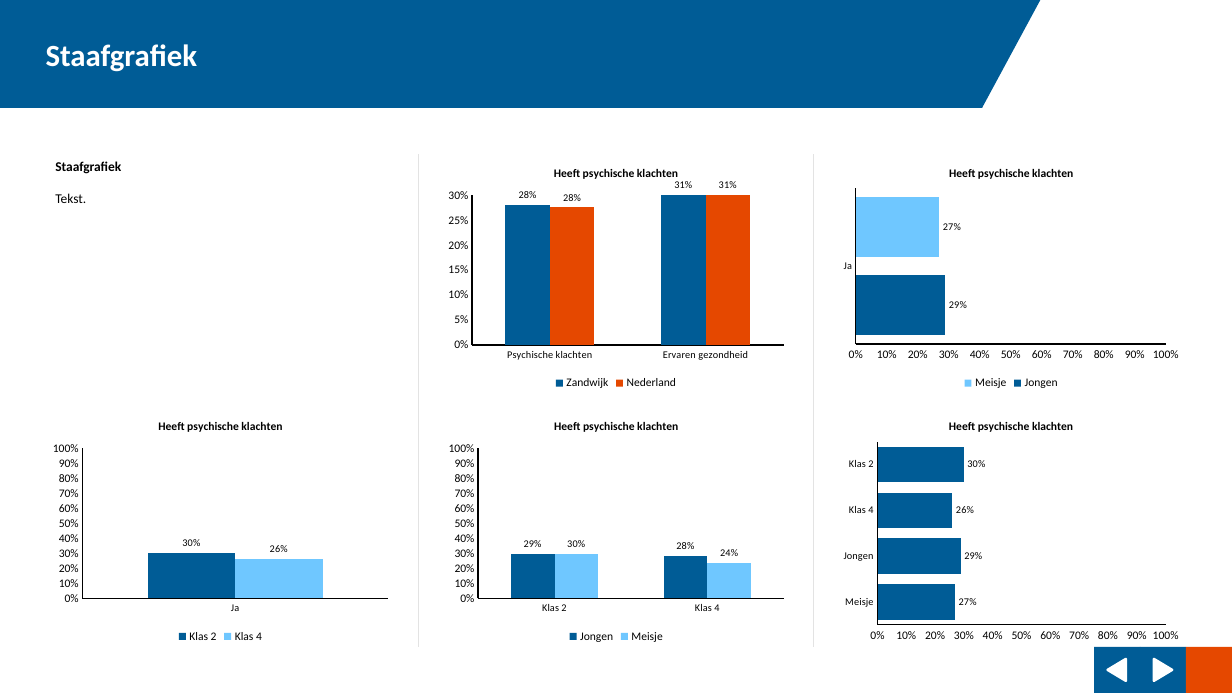
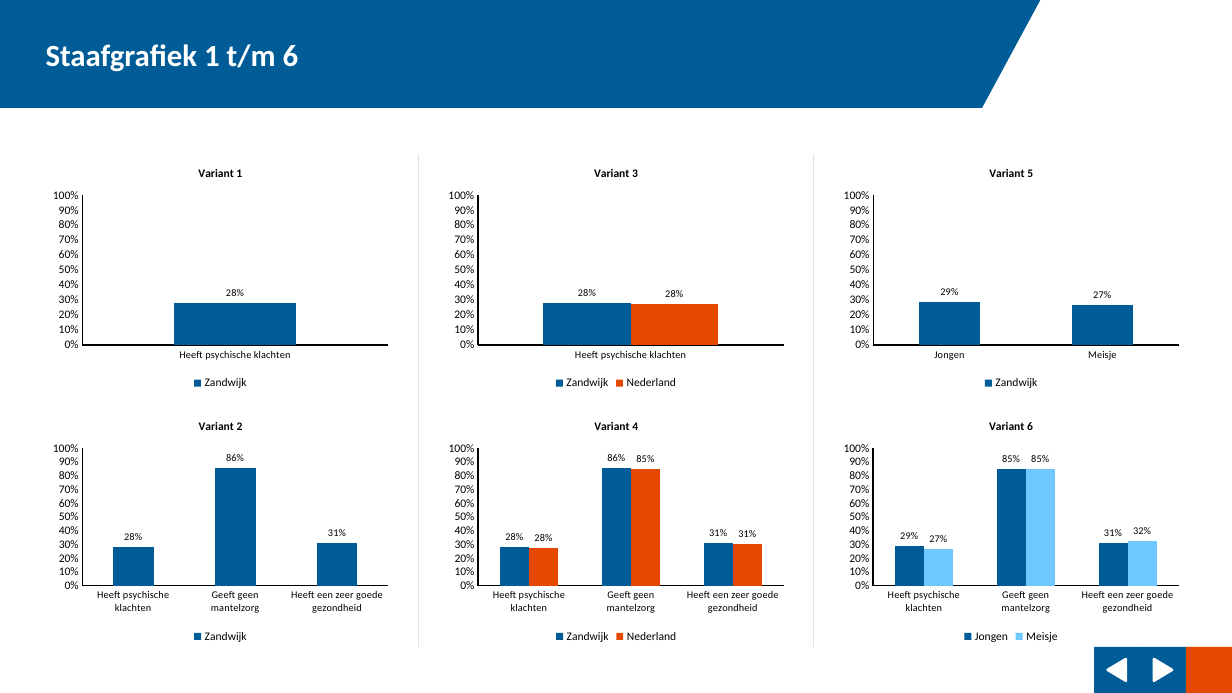
Before and after one commit to ggdatascience/reports_excel_to_powerpoint, a slide deck: slide 3 of example/Rapportage Zandwijk.pptx. Drawn at 1232x693 pixels with LibreOffice and Linux fonts; fonts in the diff are those of the drawing; background and template pictures are left out. Boxes give left, top, right and bottom in pixels: in the first picture for what was removed or moved away, otherwise in the second. Text is boxed around its words. In the diff, an @@ line names an element or a change of style, - is before the commit and + after.

```diff
--- a/example/Rapportage Zandwijk.pptx
+++ b/example/Rapportage Zandwijk.pptx
@@ text in rectangle at [46, 44, 299, 72]: text changed @@
-Staafgrafiek
+Staafgrafiek 1 t/m 6
@@ column chart at [46, 153, 396, 394] @@
@@ title "Heeft psychische klachten" to "Variant 1" @@
-categories: Psychische klachten, Ervaren gezondheid
+categories: Heeft psychische klachten
-Zandwijk: 0.28, 0.31
+Zandwijk: 0.28
-Nederland: 0.28, 0.31
@@ value axis changed @@
@@ column chart: place and size @@
-column chart at [442, 153, 791, 394]
+column chart at [46, 153, 396, 394]
@@ text removed at [55, 161, 121, 203] @@
-Staafgrafiek
-Tekst.
@@ column chart at [442, 153, 791, 394] @@
@@ title "Heeft psychische klachten" to "Variant 3" @@
-categories: Ja
+categories: Heeft psychische klachten
-Klas 2: 0.3
+Zandwijk: 0.28
-Klas 4: 0.26
+Nederland: 0.28
@@ colour of Nederland #6FC7FF to #E54800 @@
@@ column chart: place and size @@
-column chart at [46, 407, 396, 647]
+column chart at [442, 153, 791, 394]
@@ column chart added at [837, 153, 1187, 394] @@
+title "Variant 5"
+categories: Jongen, Meisje
+Zandwijk: 0.29, 0.27
@@ bar chart at [46, 407, 396, 647] @@
@@ bar chart to column chart @@
@@ title "Heeft psychische klachten" to "Variant 2" @@
-categories: Ja
+categories: Heeft psychische klachten, Geeft geen mantelzorg, Heeft een zeer goede gezondheid
-Jongen: 0.29
+Zandwijk: 0.28, 0.86, 0.31
-Meisje: 0.27
@@ bar spacing changed @@
@@ column chart: place and size @@
-column chart at [837, 153, 1187, 394]
+column chart at [46, 407, 396, 647]
@@ column chart at [442, 407, 791, 647] @@
@@ title "Heeft psychische klachten" to "Variant 4" @@
-categories: Klas 2, Klas 4
+categories: Heeft psychische klachten, Geeft geen mantelzorg, Heeft een zeer goede gezondheid
-Jongen: 0.29, 0.28
+Zandwijk: 0.28, 0.86, 0.31
-Meisje: 0.3, 0.24
+Nederland: 0.28, 0.85, 0.31
@@ colour of Nederland #6FC7FF to #E54800 @@
@@ bar chart at [836, 407, 1186, 647] @@
@@ bar chart to column chart @@
@@ title "Heeft psychische klachten" to "Variant 6" @@
-categories: Meisje, Jongen, Klas 4, Klas 2
+categories: Heeft psychische klachten, Geeft geen mantelzorg, Heeft een zeer goede gezondheid
-Series 1: 0.27, 0.29, 0.26, 0.3
+Jongen: 0.29, 0.85, 0.31
+Meisje: 0.27, 0.85, 0.32
@@ legend changed @@
@@ bar spacing changed @@
```
Also in this commit, not shown: 2 other slides changed, 5 slides added, 2 slides removed, 12 other files.
